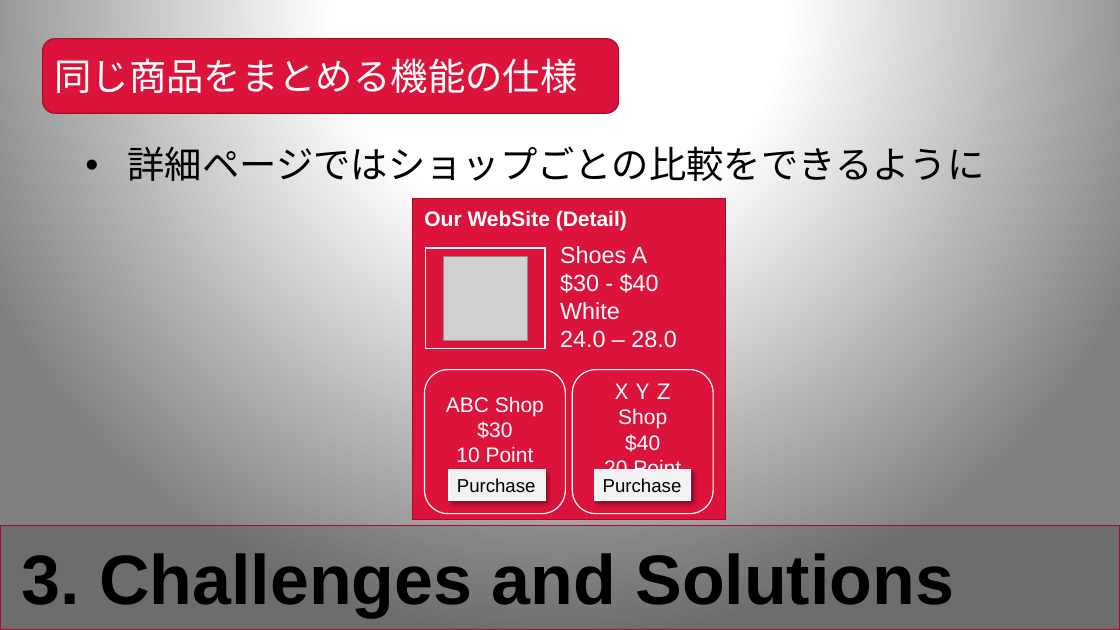
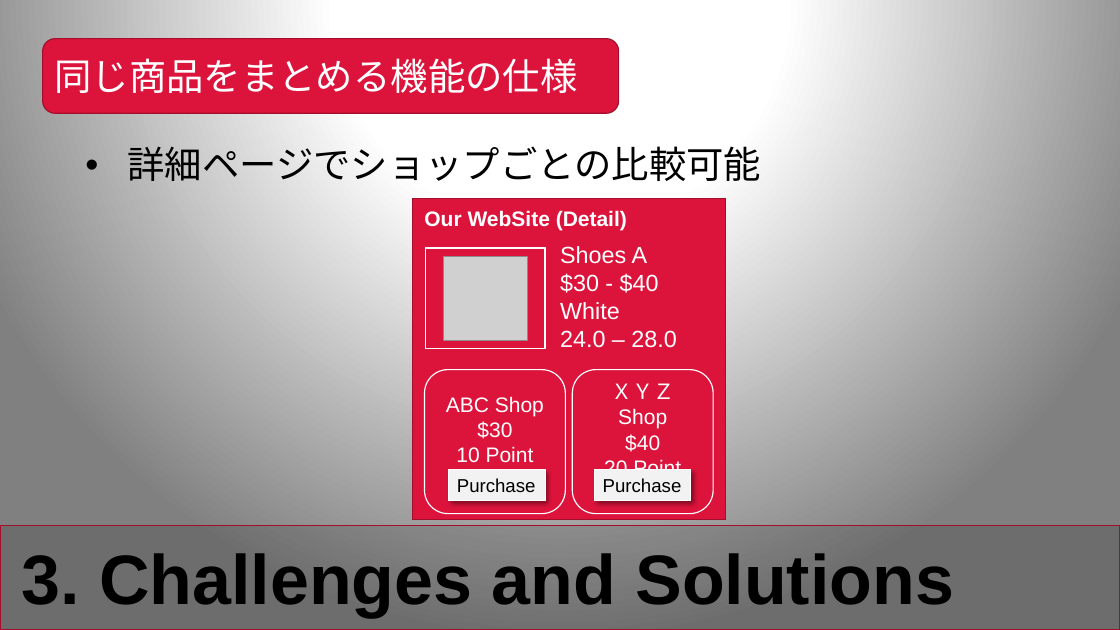
Before and after one commit to KNobuki/Rakuten_fashion, a slide deck: slide 11 of presentation/Presentation.pptx. Drawn at 1120x630 pixels with LibreOffice and Linux fonts; fonts in the diff are those of the drawing; grey boxes stand for pictures. Boxes give left, top, right and bottom in pixels: in the first picture for what was removed or moved away, otherwise in the second. Text is boxed around its words. In the diff, an @@ line names an element or a change of style, - is before the commit and + after.

```diff
--- a/presentation/Presentation.pptx
+++ b/presentation/Presentation.pptx
@@ text at [127,140,761,188]: text changed @@
-• 詳細ページではショップごとの比較をできるように
+• 詳細ページでショップごとの比較可能
```
Also in this commit, not shown: 3 other slides changed, 2 other files.
